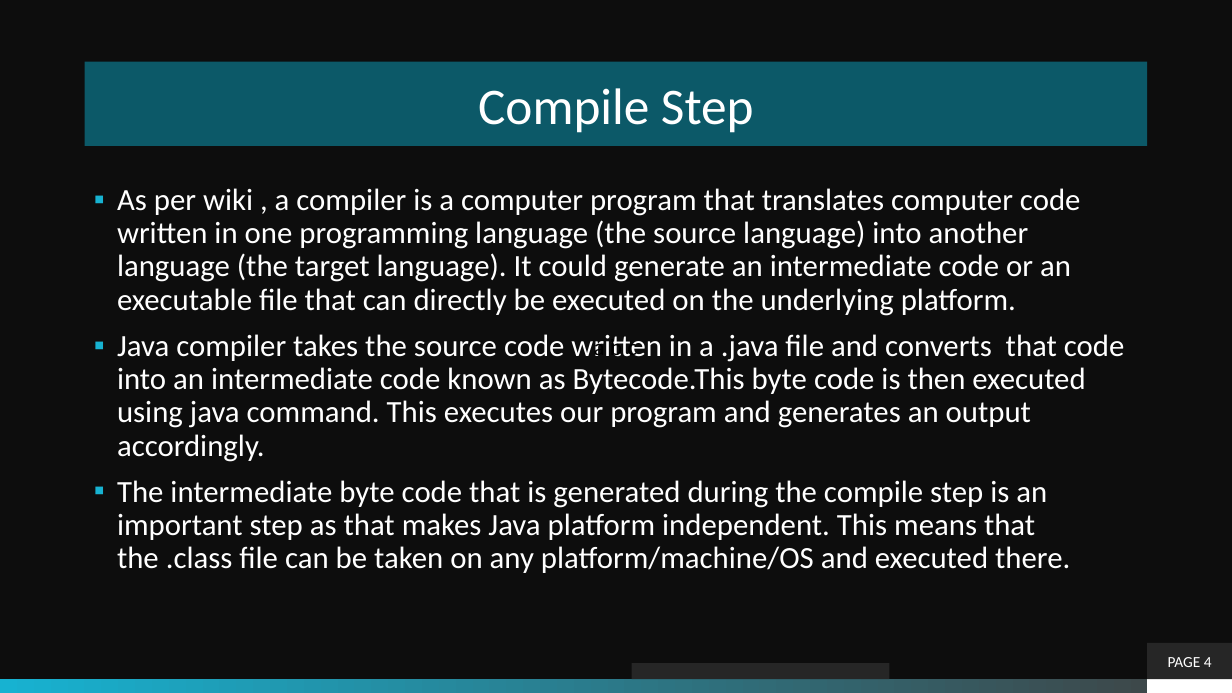
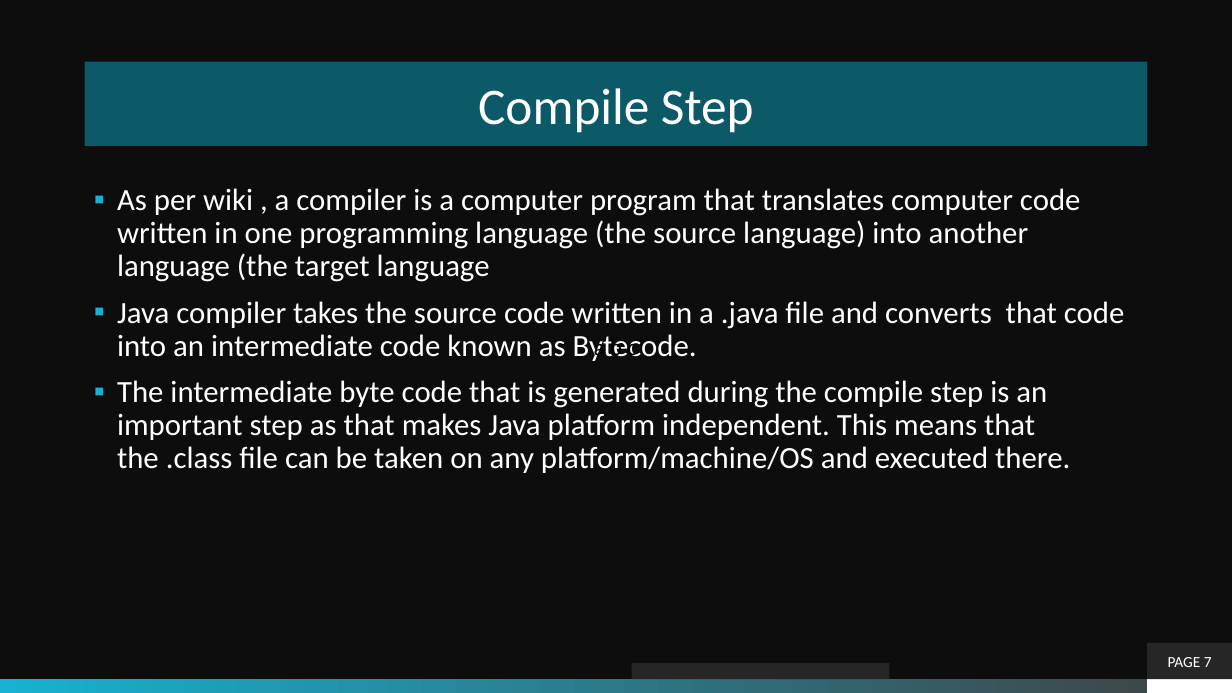
Before and after one commit to theLeonidas/Courses, a slide deck: slide 7 of courseMaterial/Objective-2-Simple Java Program/Basics_Of_A_Java_Program.pptx (slide 4 before the commit). Drawn at 1232x693 pixels with LibreOffice and Linux fonts; fonts in the diff are those of the drawing; background and template pictures are left out. Boxes give left, top, right and bottom in pixels: in the first picture for what was removed or moved away, otherwise in the second. Text is boxed around its words. In the diff, an @@ line names an element or a change of style, - is before the commit and + after.

```diff
--- a/courseMaterial/Objective-2-Simple Java Program/Basics_Of_A_Java_Program.pptx
+++ b/courseMaterial/Objective-2-Simple Java Program/Basics_Of_A_Java_Program.pptx
@@ text at box(117, 188, 1125, 361): text changed @@
-▪ As per wiki , a compiler is a computer program that translates computer code written in one programming language (the source language) into another language (the target language). It could generate an intermediate code or an executable file that can directly be executed on the underlying platform.
-▪ Java compiler takes the source code written in a .java file and converts that code into an intermediate code known as Bytecode.This byte code is then executed using java command. This executes our program and generates an output accordingly.
+▪ As per wiki , a compiler is a computer program that translates computer code written in one programming language (the source language) into another language (the target language
+▪ Java compiler takes the source code written in a .java file and converts that code into an intermediate code known as Bytecode.
@@ page number at box(1168, 657, 1212, 667): text changed @@
-PAGE 4
+PAGE 7
```
Also in this commit, not shown: 3 other slides changed, 1 slide removed, 6 other files.
